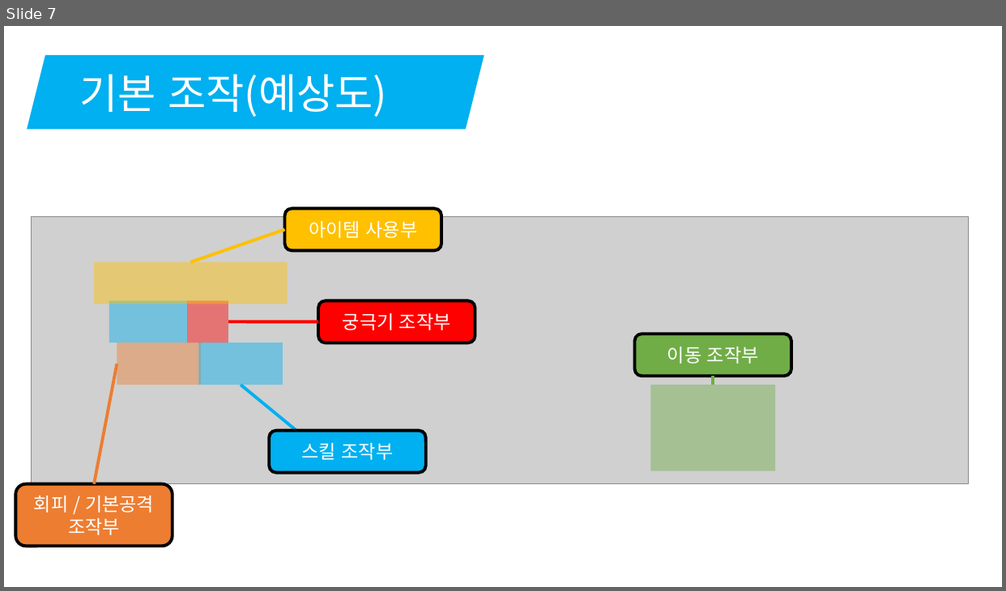
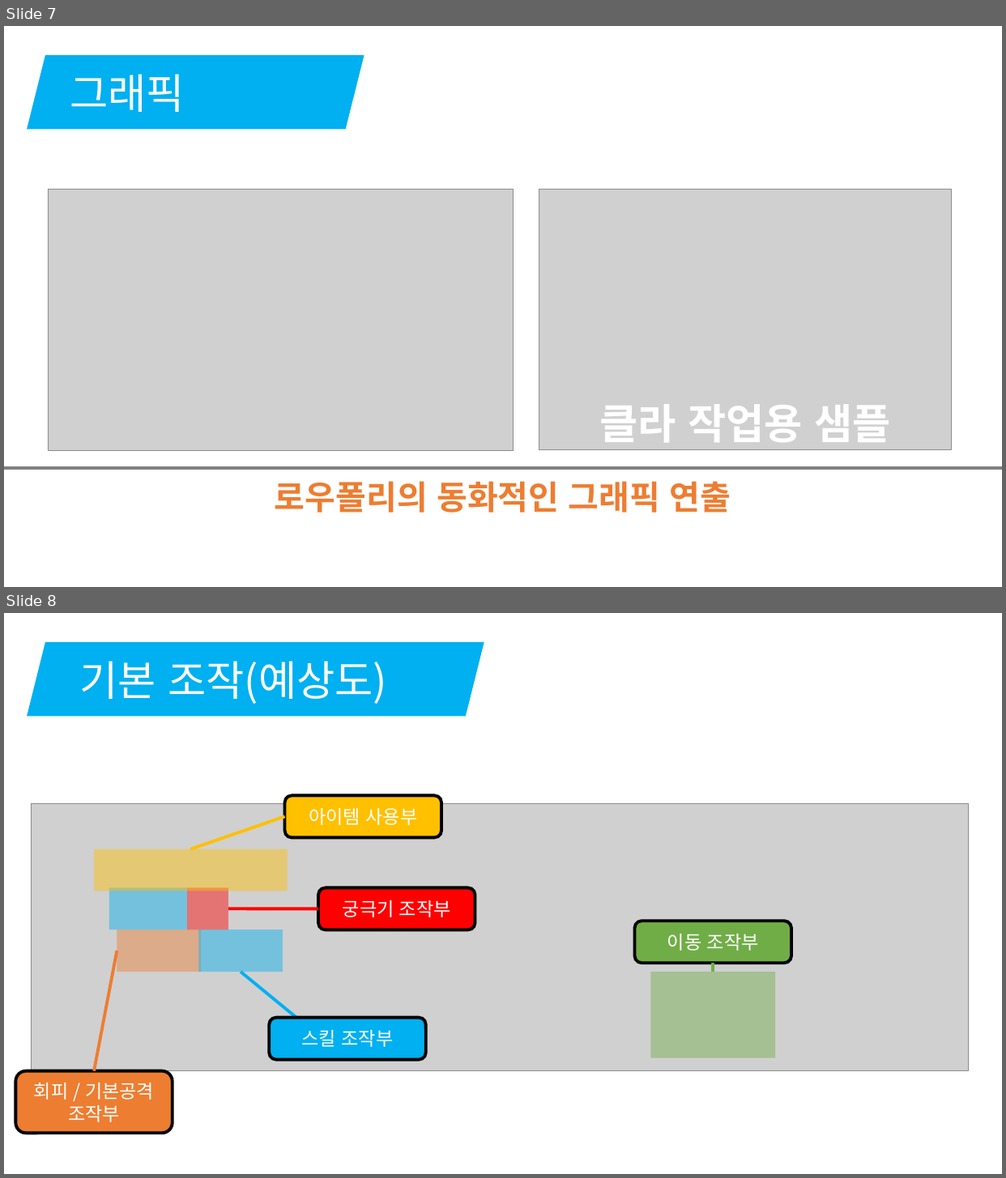
Before and after one commit to korleinster/gamebusdriver, a slide deck: documents/노루막이_김형준_신창섭_홍승필_허지훈.pptx. Shown one above the other, each under a label of ours: slide 7 before the commit, slides 7 and 8 after it. The pictures are 1006x591 and 1006x1178 pixels, drawn with LibreOffice and Linux fonts; fonts in the diff are those of the drawing; grey boxes stand for pictures; background and template pictures are left out. Boxes give left, top, right and bottom in pixels: in the first picture for what was removed or moved away, otherwise in the second. Text is boxed around its words. In the diff, an @@ line names an element or a change of style, - is before the commit and + after.

```diff
--- a/documents/노루막이_김형준_신창섭_홍승필_허지훈.pptx
+++ b/documents/노루막이_김형준_신창섭_홍승필_허지훈.pptx
@@ slide 7 added at [4,26,1002,587], background #FFFFFF @@
@@ parallelogram added at [27,55,364,130], fill #00B0F0, 40 pt, text #FFFFFF @@
+그래픽
@@ picture added at [49,189,513,450] @@
@@ picture added at [539,189,952,450] @@
@@ text added at [600,404,890,442], 40 pt, text #FFFFFF, bold @@
+클라 작업용 샘플
@@ line added from (4, 468) to (1002, 468), #808080 3 pt @@
@@ text added at [275,481,731,513], 32 pt, text #ED7D31, bold @@
+로우폴리의 동화적인 그래픽 연출
@@ what was slide 7 is now slide 8 @@
```
Also in this commit, not shown: 5 slides changed.
